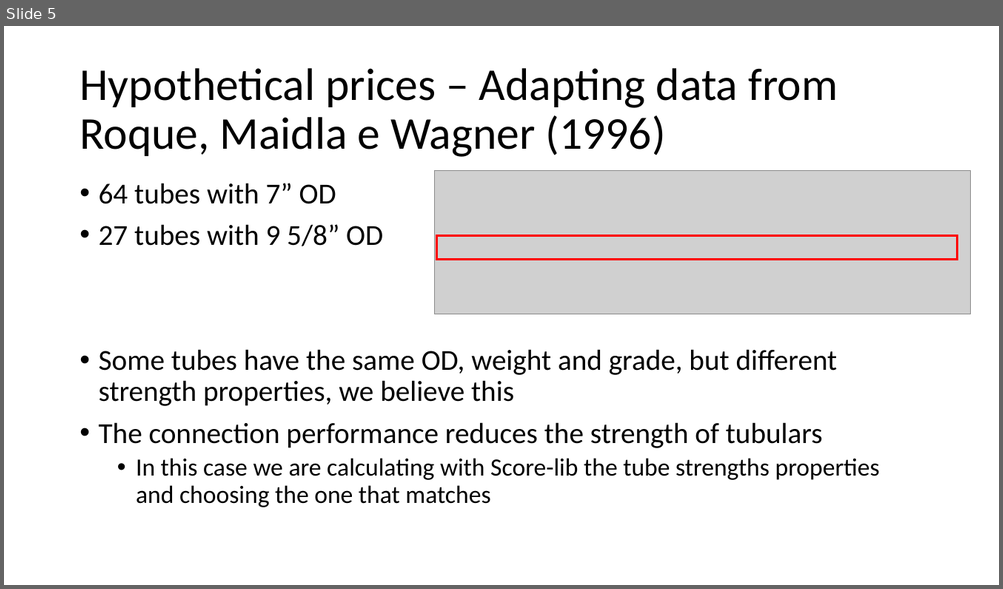
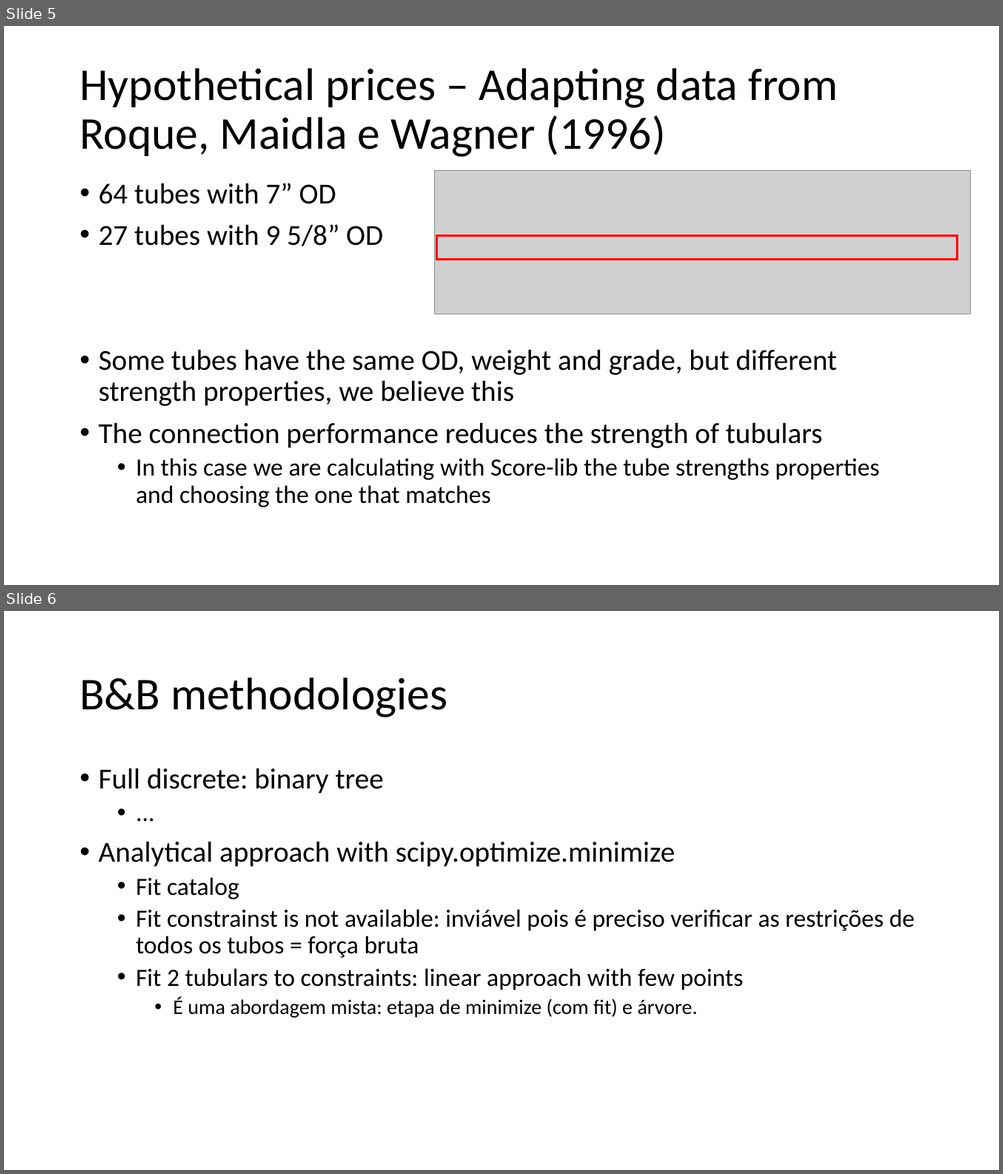
Before and after one commit to lcsgouveia/casing_selection, a slide deck: rep/methodologies.pptx. Shown one above the other, each under a label of ours: slide 5 before the commit, slides 5 and 6 after it. The pictures are 1003x589 and 1003x1174 pixels, drawn with LibreOffice and Linux fonts; fonts in the diff are those of the drawing; grey boxes stand for pictures. Boxes give left, top, right and bottom in pixels: in the first picture for what was removed or moved away, otherwise in the second. Text is boxed around its words. In the diff, an @@ line names an element or a change of style, - is before the commit and + after.

Commit message:
scripts tentantivas de minimize. scripts de geracao de gráficos do problema. scripts de ajuste de custo e constraint.

```diff
--- a/rep/methodologies.pptx
+++ b/rep/methodologies.pptx
@@ slide 6 added at [4, 611, 999, 1170], background #FFFFFF @@
@@ title added at [79, 678, 447, 718], 44 pt, text #000000 @@
+B&B methodologies
@@ text added at [99, 768, 914, 1018], 24 pt, text #000000 @@
+• Full discrete: binary tree
+  • ...
+• Analytical approach with scipy.optimize.minimize
+  • Fit catalog
+  • Fit constrainst is not available: inviável pois é preciso verificar as restrições de todos os tubos = força bruta
+  • Fit 2 tubulars to constraints: linear approach with few points
+    • É uma abordagem mista: etapa de minimize (com fit) e árvore.
```
Also in this commit, not shown: 9 other files.
